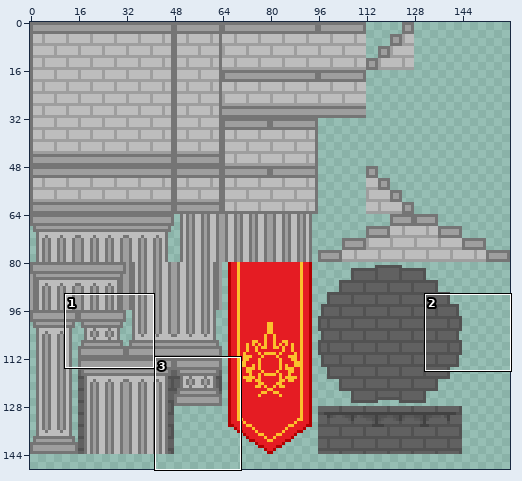
Two versions of one pixel-art file, res/tileset/14.aseprite. Above, an overview of the earlier version with the close-up marked.
Close-up. Before the commit:
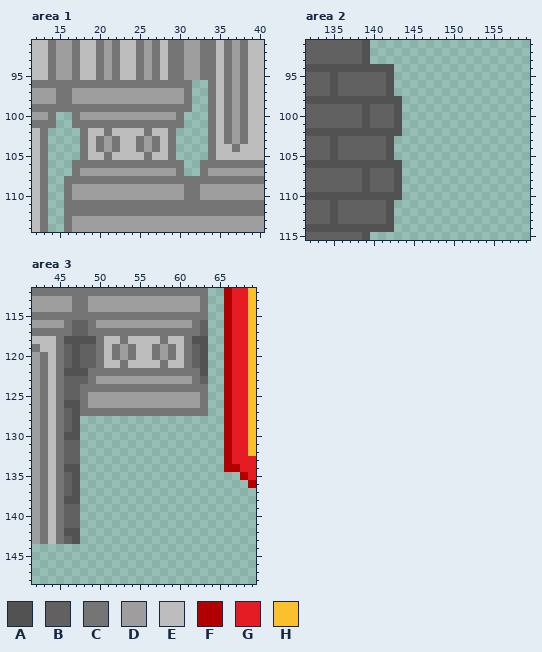
160x160 pixels, 1 frame. Shown: area 1: x 12..40, y 91..114; area 2: x 132..159, y 91..115; area 3: x 42..69, y 112..148. The wide view leaves out empty margins.
Palette (. is transparent): A #525252  B #616161  C #757575  D #9e9e9e  E #bdbdbd  F #b00000  G #e51c23  H #fbc02d
Pixels before, area 1, first column x 12:
 91 EECDDCEECDCEECDCECCDDCCECDCEE
 92 EECDDCEECDCEECDCECCDDCCECDCEE
 93 EECDDCEECDCEECDCECCDDCCECDCEE
 94 EECDDCEECDCEECDCECCDDCCECDCEE
 95 EECDDCEECDCEECDCECCDDCCECDCEE
 96 CCCCCCCCCCCCCCCCCCCC..CECDCEE
 97 DDDCCDDDDDDDDDDDDDDC..CECDCEE
 98 DDDCCDDDDDDDDDDDDDDC..CECDCEE
 99 CCCCCCCCCCCCCCCCCCCC..CECDCEE
100 DDC..CDDDDDDDDDDDDC...CECDCEE
101 CCC..CCCCCCCCCCCCCC...CECDCEE
102 EC....CEECEEEECEEC....CECDCEE
103 EC....CECDCEECDCEC....CECDCEE
104 EC....CECDCEECDCEC....CEECEEE
105 EC....CEECEEEECEEC....CEEEEEE
106 EC...CCCCCCCCCCCCCC..CCCCCCCC
107 EC...CDDDDDDDDDDDDC..CDDDDDDD
108 EC..CCCCCCCCCCCCCCCCCCCCCCCCC
109 EC..CDDDDDDDDDDDDDDCCDDDDDDDD
110 EC..CDDDDDDDDDDDDDDCCDDDDDDDD
111 EC..CCCCCCCCCCCCCCCCCCCCCCCCC
112 EC..CCCCCCCCCCCCCCCCCCCCCCCCC
113 EC..CDDDDDDDDDDDDDDDDDDDDDDDD
114 EC..CDDDDDDDDDDDDDDDDDDDDDDDD
Pixels before, area 2, first column x 132:
 91 BBBBBBBA....
 92 BBBBBBBA....
 93 BBBBBBBA....
 94 AAAAAAAAAAA.
 95 BBBABBBBBBA.
 96 BBBABBBBBBA.
 97 BBBABBBBBBA.
 98 AAAAAAAAAAAA
 99 BBBBBBBABBBA
100 BBBBBBBABBBA
101 BBBBBBBABBBA
102 AAAAAAAAAAAA
103 BBBABBBBBBA.
104 BBBABBBBBBA.
105 BBBABBBBBBA.
106 AAAAAAAAAAAA
107 BBBBBBBABBBA
108 BBBBBBBABBBA
109 BBBBBBBABBBA
110 AAAAAAAAAAAA
111 BBBABBBBBBA.
112 BBBABBBBBBA.
113 BBBABBBBBBA.
114 AAAAAAAAAAA.
115 BBBBBBBA....
Pixels before, area 3, first column x 42:
112 CCCCCCCCCCCCCCCCCCCCCC..FGGH
113 DDDDDCCDDDDDDDDDDDDDDC..FGGH
114 DDDDDCCDDDDDDDDDDDDDDC..FGGH
115 CCCCCCCCCCCCCCCCCCCCCC..FGGH
116 DDDDCBBCDDDDDDDDDDDDCB..FGGH
117 CCCCCBBCCCCCCCCCCCCCCB..FGGH
118 EEECAAAACEECEEEECEECAA..FGGH
119 CEECBABBCECDCEECDCECBA..FGGH
120 DCECBABBCECDCEECDCECBA..FGGH
121 DCECBABBCEECEEEECEECBA..FGGH
122 DCECAAACCCCCCCCCCCCCCA..FGGH
123 DCECBBBCDDDDDDDDDDDDCB..FGGH
124 DCECBBCCCCCCCCCCCCCCCC..FGGH
125 DCECBBCDDDDDDDDDDDDDDC..FGGH
126 DCECAACDDDDDDDDDDDDDDC..FGGH
127 DCECBACCCCCCCCCCCCCCCC..FGGH
128 DCECBA..................FGGH
129 DCECBA..................FGGH
130 DCECAA..................FGGH
131 DCECBB..................FGGH
132 DCECBB..................FGGH
133 DCECBB..................FGGG
134 DCECAA..................FFGG
135 DCECBA....................FG
136 DCECBA.....................F
137 DCECBA......................
138 DCECAA......................
139 DCECBB......................
140 DCECBB......................
141 DCECBB......................
142 DCECAA......................
143 DCECBA......................
After:
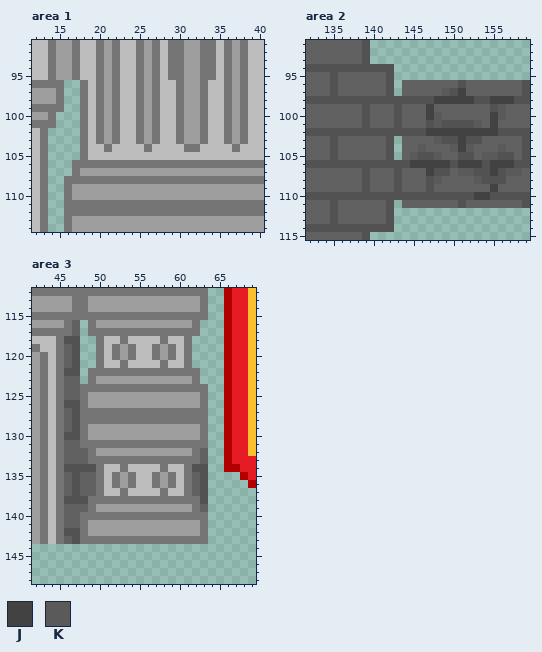
Colours new in this view: J #424242  K #5a5a5a
Change:
Changed rows in their new state; - is an unchanged pixel.
Area 1:
first column x 16:
 96 ..-E-D-EE-D-EE-DDCE
 97 ..CEC-CEEC-CEECDDCE
 98 ..CEC-CEEC-CEECDDCE
 99 ..-E-D-EE-D-EE-DDCE
100 -.CEC-CEEC-CEE-DDCE
101 -.-E-D-EE-D-EE-DDCE
102 ----CDC--CDC-ECDDCE
103 -------------ECDDCE
104 ----ECE--ECE-EECCEE
105 -----E----E--EEEEEE
106 ---------------CC--
107 --------------DDDD-
109 ---------------DD--
110 ---------------DD--
Area 2:
first column x 144:
 96 BBBBBBBABBBBBBBA
 97 BBBBBKAJBBBBBBBA
 98 AAAAJJJJJAAJJJAA
 99 BBBJBBBBBBBAKBBB
100 BBBJKBBBBBBJKBBB
101 BBBAKAAAAKBJBBBB
102 AAAJJJJJJJJJAAAA
103 BBBBKAAJAABBBBBA
104 BBKBBBKJKBBBKBBA
105 BKAAKBBAABKKAABA
106 AJJJJJAJJJAJJJAA
107 BBBJAABKKAAJAKKB
108 BBBAKBBBBKAAABBB
109 BBBABBBBBBBJBBBB
110 AAAAAAAAAJJAAAAA
111 BBBBBBBABBBBBBBA
Area 3:
first column x 48:
116 .--------------.
117 .--------------.
118 ..------------..
119 ..------------..
120 ..------------..
121 ..------------..
122 .--------------.
123 .--------------.
first column x 48:
128 CCCCCCCCCCCCCCCC
129 CDDDDDDDDDDDDDDC
130 CDDDDDDDDDDDDDDC
131 CCCCCCCCCCCCCCCC
132 BCDDDDDDDDDDDDCB
133 BCCCCCCCCCCCCCCB
134 AACEECEEEECEECAA
135 BBCECDCEECDCECBA
136 BBCECDCEECDCECBA
137 BBCEECEEEECEECBA
138 ACCCCCCCCCCCCCCA
139 BCDDDDDDDDDDDDCB
140 CCCCCCCCCCCCCCCC
141 CDDDDDDDDDDDDDDC
142 CDDDDDDDDDDDDDDC
143 CCCCCCCCCCCCCCCC
